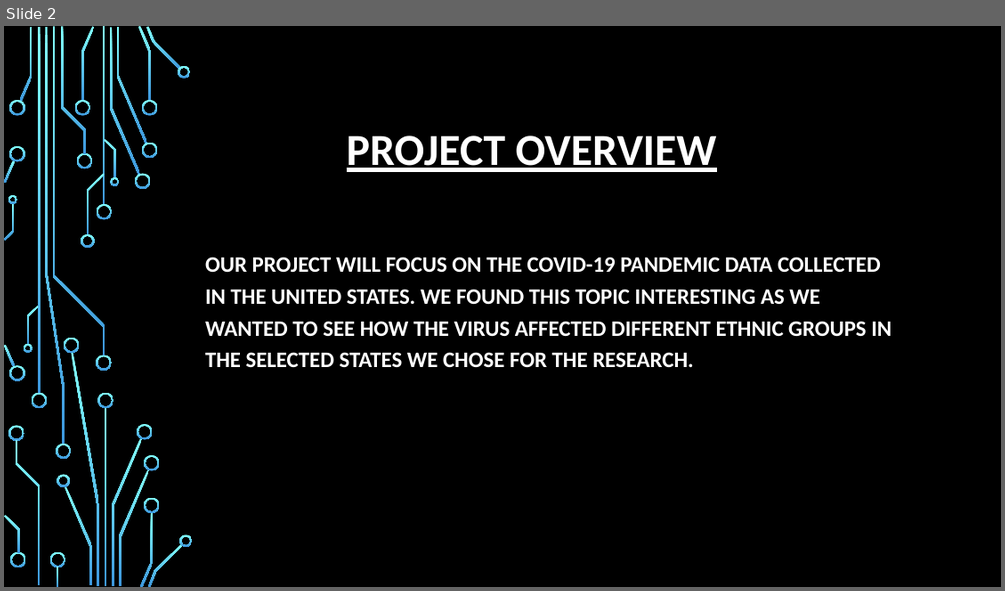
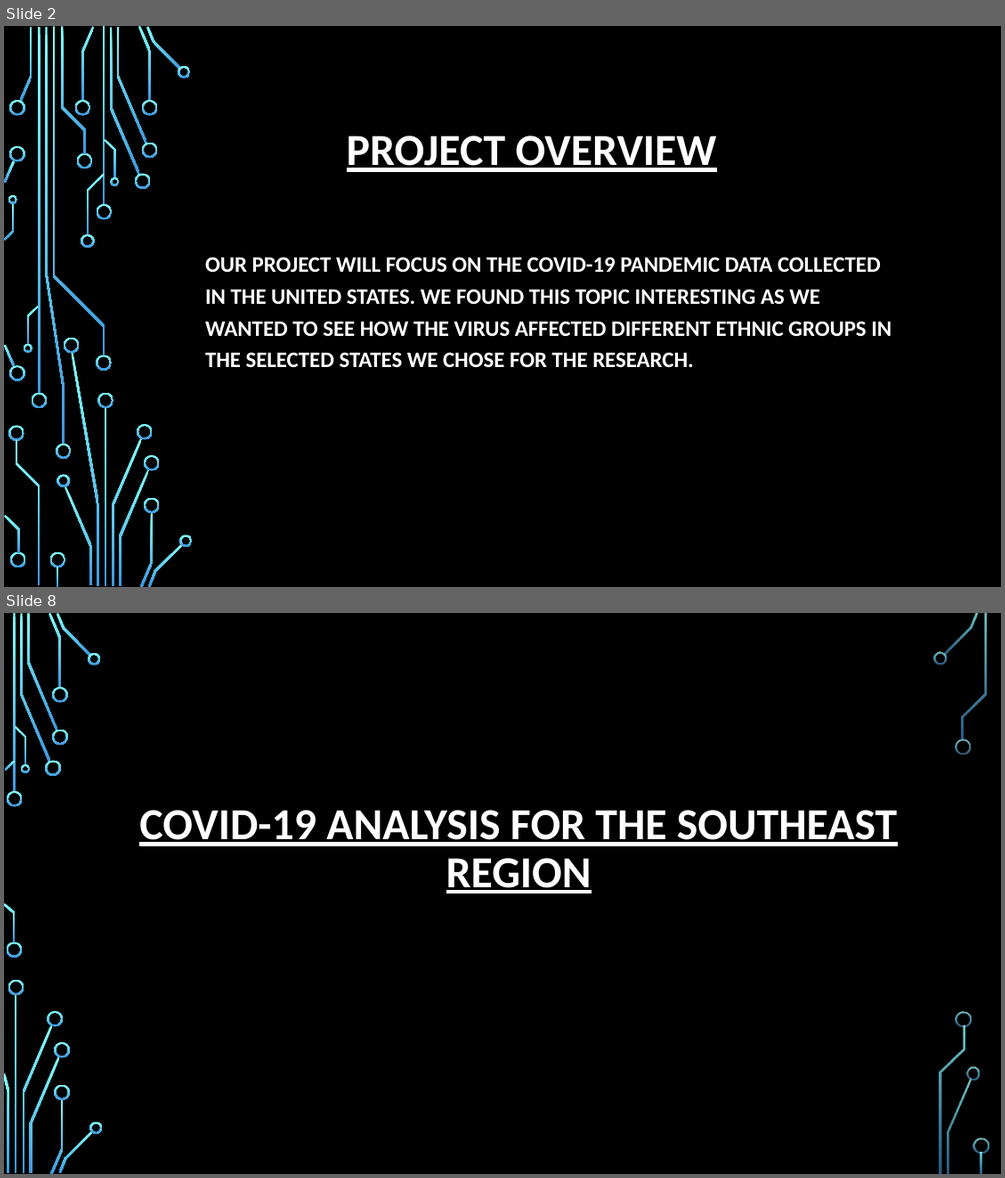
Before and after one commit to burnettaw/CMBKS-Group-5, a slide deck: Group_docs/Covid Analysis Project (BW,KT,CP,MS,SF).pptx. Shown one above the other, each under a label of ours: slide 2 before the commit, slides 2 and 8 after it; the slides between them are not shown. The pictures are 1005x591 and 1005x1178 pixels, drawn with LibreOffice and Linux fonts; fonts in the diff are those of the drawing; background and template pictures are left out. Boxes give left, top, right and bottom in pixels: in the first picture for what was removed or moved away, otherwise in the second. Text is boxed around its words. In the diff, an @@ line names an element or a change of style, - is before the commit and + after.

Commit message:
Update Covid Analysis Project (BW,KT,CP,MS,SF).pptx
Updated Covid Analsys PowerPoint Presentation

```diff
--- a/Group_docs/Covid Analysis Project (BW,KT,CP,MS,SF).pptx
+++ b/Group_docs/Covid Analysis Project (BW,KT,CP,MS,SF).pptx
@@ slide 8 added at bbox=[4, 613, 1001, 1174], background picture (left out) @@
@@ title added at bbox=[139, 810, 897, 893], 32 pt, text #FFFFFF, bold, underline @@
+COVID-19 ANALYSIS FOR THE SOUTHEAST REGION
@@ group added at bbox=[4, 613, 989, 1174]: 33 freeform shapes, 3 rectangles @@
```
Also in this commit, not shown: 8 slides changed, 3 other slides added, 3 slides removed.
